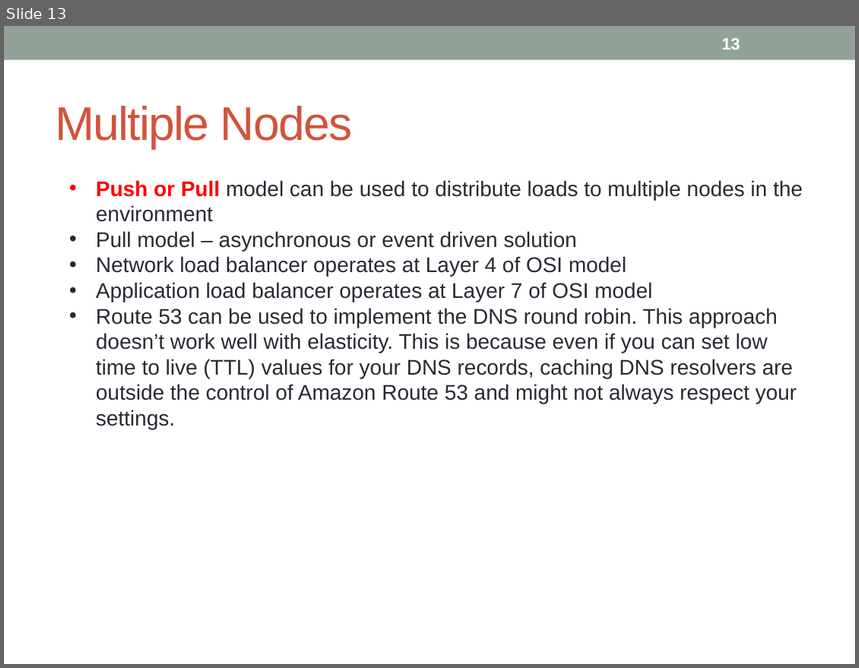
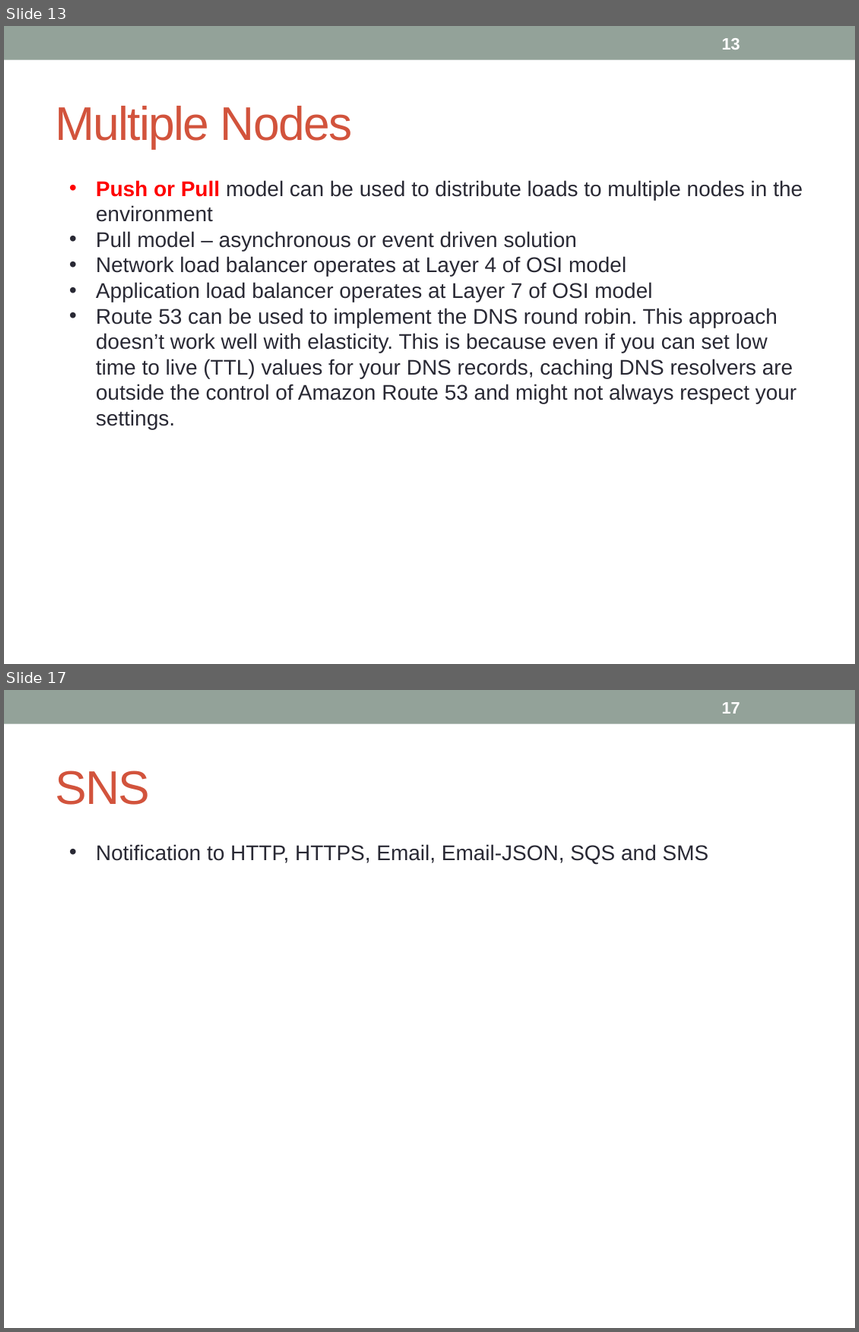
Before and after one commit to notionquest/ProjectDocumentation, a slide deck: AWS_Sysops.pptx. Shown one above the other, each under a label of ours: slide 13 before the commit, slides 13 and 17 after it; the slides between them are not shown. The pictures are 859x668 and 859x1332 pixels, drawn with LibreOffice and Linux fonts; fonts in the diff are those of the drawing. Boxes give left, top, right and bottom in pixels: in the first picture for what was removed or moved away, otherwise in the second. Text is boxed around its words. In the diff, an @@ line names an element or a change of style, - is before the commit and + after.

```diff
--- a/AWS_Sysops.pptx
+++ b/AWS_Sysops.pptx
@@ slide 17 added at (x1=4, y1=690, x2=855, y2=1328), background #FFFFFF; not listed: 1 template element that a slide beside it also shows @@
@@ page number added at (x1=722, y1=702, x2=740, y2=714), 14 pt, text #FFFFFF, bold @@
+17
@@ title added at (x1=55, y1=771, x2=150, y2=805), 40 pt, text #D2533C @@
+SNS
@@ text added at (x1=96, y1=844, x2=709, y2=864), 18 pt, text #292934 @@
+• Notification to HTTP, HTTPS, Email, Email-JSON, SQS and SMS
```
Also in this commit, not shown: 4 slides changed, 9 other slides added.
